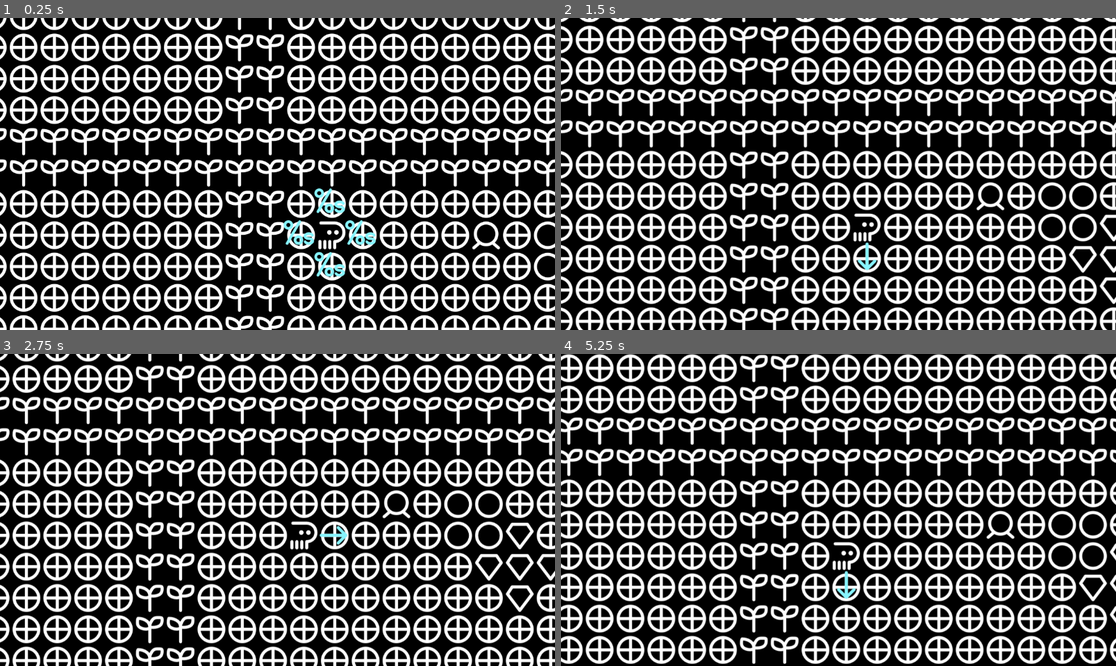
Above: before the commit, frames 1-4 (two rows, left to right).
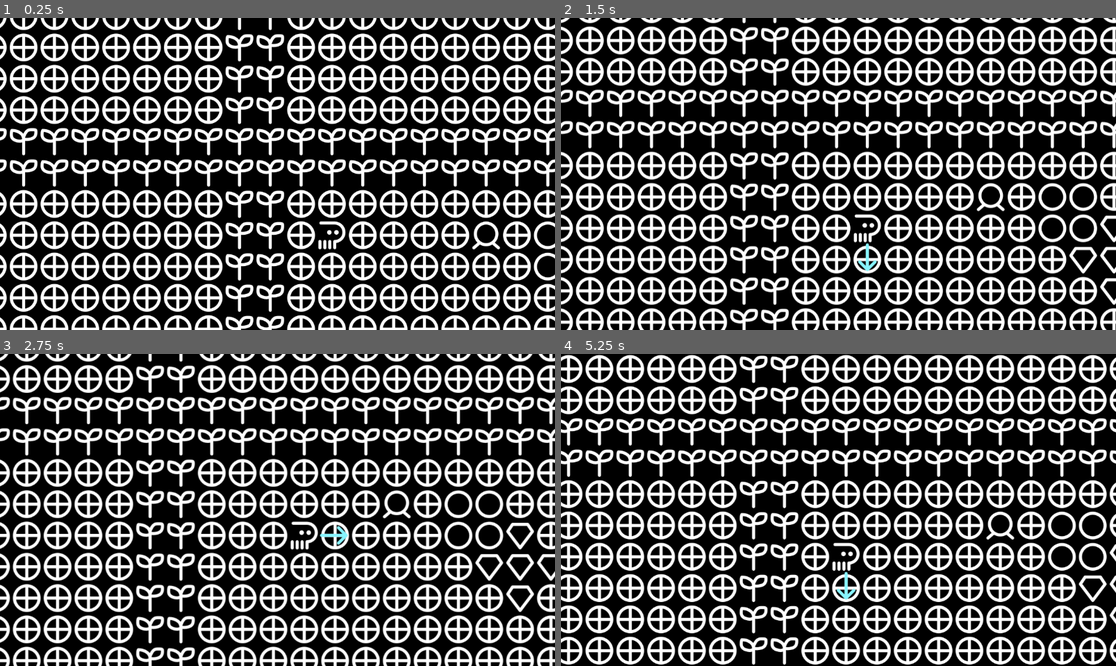
Above: after the commit, the same moments.

Repository: samgcode/text-based-jam-2026
Game: Godot game, scene res://game.tscn
Same seed, same stepped clock (60 frames per second), same inputs: the game is played once before the commit and once after it.
Inputs:
- Up to frame 1 (0.25 s): no input
- Up to frame 2 (1.5 s): hold Right (right) 0.53-1.28 s; tap C (action1) at 0.6, 1.35 s; hold Down (down) from 1.28 s (still down)
- Up to frame 3 (2.75 s): release Down (down) at 2.03 s; hold Right (right) from 2.03 s (still down); tap C (action1) at 2.1 s
- Up to frame 4 (5.25 s): release Right (right) at 2.78 s; hold Up (up) 2.78-3.53 s; tap C (action1) every 0.75 s from 2.85 to 5.1 s; hold Left (left) 3.53-5.03 s; hold Down (down) from 5.03 s (still down)

The runs differ from the first frame. In frame 1, 0.8% of the frame differs, in the area x 51-68%, y 54-83%; in frame 2, 27%, in the area x 0-100%, y 0-100%; in frame 3, 15%; in frame 4, 25%.

Commit message:
add interaction system
+ add dialog system
# update interaction system

Diff:
--- a/game.gd
+++ b/game.gd
@@ -22,10 +22,15 @@
 
 var player;
 var collidable;
+var interactable;
+var dialogs;
 
-var player_pos: Vector2 = Vector2(2, 2)
-var camera_target: Vector2 = Vector2(128, 128)
-var facing_dir: Vector2 = Vector2(0, 0)
+var player_pos = Vector2(2, 2)
+var camera_target = Vector2(128, 128)
+var facing_dir = Vector2(0, 0)
+var current_dialog = []
+var in_dialog = false
+var dialog_index = 0
 
 # Called when the node enters the scene tree for the first time.
 func _ready() -> void:
@@ -38,40 +43,59 @@
 
 	player = map_data["player"]
 	collidable = map_data["collidable"]
+	interactable = map_data["interactable"]
+	dialogs = map_data["dialog"]
 
 	map[player_pos.y][player_pos.x] = player
 
-	$FacingLabel.text = FACING
 	update_map()
+	update_facing()
+	$DialogBox.hide()
 
 # Called every frame. 'delta' is the elapsed time since the previous frame.
 func _process(_delta: float) -> void:
-	var input_dir = Vector2.ZERO
-	if Input.is_action_just_pressed(UP): input_dir.y = -1
-	if Input.is_action_just_pressed(DOWN): input_dir.y = 1
-	if Input.is_action_just_pressed(LEFT): input_dir.x = -1
-	if Input.is_action_just_pressed(RIGHT): input_dir.x = 1
+	$Camera.position = lerp($Camera.position, camera_target, camera_smoothing)
+	if in_dialog:
+		if Input.is_action_just_pressed(ACTION1):
+			next_dialog()
+			return
+	else:
+		var input_dir = Vector2.ZERO
+		if Input.is_action_just_pressed(UP): input_dir.y = -1
+		if Input.is_action_just_pressed(DOWN): input_dir.y = 1
+		if Input.is_action_just_pressed(LEFT): input_dir.x = -1
+		if Input.is_action_just_pressed(RIGHT): input_dir.x = 1
 
-	if input_dir != Vector2.ZERO:
-		facing_dir = input_dir
-		update_facing()
+		if input_dir != Vector2.ZERO:
+			facing_dir = input_dir
+			update_facing()
 
-	if Input.is_action_just_pressed(ACTION1):
-		update_player()
-
-	$Camera.position = lerp($Camera.position, camera_target, camera_smoothing)
+		if Input.is_action_just_pressed(ACTION1):
+			update_player()
 
 func update_player():
-	map[player_pos.y][player_pos.x] = init_map[player_pos.y][player_pos.x]
-	player_pos += facing_dir
-	if collidable.has(map[player_pos.y][player_pos.x]):
-		player_pos -= facing_dir
-	camera_target = player_pos * 64 + Vector2(32, 32)
-	map[player_pos.y][player_pos.x] = player
-	update_map()
-	update_facing()
+	var target_pos = player_pos + facing_dir
+	var target_tile = map[target_pos.y][target_pos.x]
+	if walkable(target_tile):
+		map[player_pos.y][player_pos.x] = init_map[player_pos.y][player_pos.x]
+		player_pos = target_pos
+		map[player_pos.y][player_pos.x] = player
+		camera_target = player_pos * 64 + Vector2(32, 32)
+		update_map()
+		update_facing()
+		print(player_pos)
+	if interactable.has(target_tile):
+		in_dialog = true
+		current_dialog = dialogs[target_pos]
+		dialog_index = -1
+		$DialogBox.position = (target_pos + Vector2(1, -1)) * 64
+		$DialogBox.show()
+		next_dialog()
 
 func update_facing():
+	if facing_dir == Vector2.ZERO:
+		$FacingLabel.text = ""
+		return
 	var target_tile = map[player_pos.y+facing_dir.y][player_pos.x+facing_dir.x]
 	var replacement = ["  ", "  ", "  ", "  "]
 	var angles = [180, 90, -90, 0]
@@ -84,7 +108,8 @@
 
 	$FacingLabel.rotation = 0
 	var indicator = ""
-	if collidable.has(target_tile): indicator = "ala"
+	if interactable.has(target_tile): indicator = "toki"
+	elif collidable.has(target_tile): indicator = "ala"
 	else:
 		indicator = "ni"
 		$FacingLabel.rotation = radians(angles[dir])
@@ -110,5 +135,17 @@
 	$Map.position = camera_target - visible_radius*64
 	$FacingLabel.position = camera_target - Vector2.ONE * 64
 
+func next_dialog():
+	dialog_index += 1
+	if dialog_index >= current_dialog.size():
+		in_dialog = false
+		current_dialog = []
+		$DialogBox.hide()
+		return
+	$DialogBox/Dialog.text = current_dialog[dialog_index]
+
 func radians(deg: float) -> float:
 	return deg * PI/180
+
+func walkable(tile: int):
+	return !(collidable.has(tile) || interactable.has(tile))
--- a/game.tscn
+++ b/game.tscn
@@ -1,7 +1,8 @@
-[gd_scene load_steps=3 format=3 uid="uid://d0x6vqps3uwcf"]
+[gd_scene load_steps=4 format=3 uid="uid://d0x6vqps3uwcf"]
 
 [ext_resource type="FontFile" uid="uid://uvgcopvqiopp" path="res://nasin-nanpa.otf" id="1_80nbo"]
 [ext_resource type="Script" uid="uid://cgg3co31uv54k" path="res://game.gd" id="1_e2o6t"]
+[ext_resource type="Texture2D" uid="uid://5hd5f4qqdnl2" path="res://square.png" id="3_feb5d"]
 
 [node name="Node2D" type="Node2D"]
 script = ExtResource("1_e2o6t")
@@ -39,3 +40,26 @@
 vertical_alignment = 1
 
 [node name="Camera" type="Camera2D" parent="."]
+
+[node name="DialogBox" type="Node2D" parent="."]
+
+[node name="Background" type="Sprite2D" parent="DialogBox"]
+modulate = Color(0, 0, 0, 1)
+scale = Vector2(800, 200)
+texture = ExtResource("3_feb5d")
+
+[node name="Dialog" type="Label" parent="DialogBox"]
+anchors_preset = 8
+anchor_left = 0.5
+anchor_top = 0.5
+anchor_right = 0.5
+anchor_bottom = 0.5
+offset_left = -128.0
+offset_top = -44.5
+offset_right = 128.0
+offset_bottom = 44.5
+grow_horizontal = 2
+grow_vertical = 2
+theme_override_fonts/font = ExtResource("1_80nbo")
+theme_override_font_sizes/font_size = 64
+text = "soweli:|toki||a|"
--- a/read_files.gd
+++ b/read_files.gd
@@ -71,8 +71,6 @@
 			map_data["dialog"][current_dialog].append(line)
 		else:
 			error("no handling for line", i)
-
-	print(map_data)
 	return map_data
 
 # https://regexr.com/ (use PCRE engine)
Binary file added: square.png
Not shown, added: square.png.import
